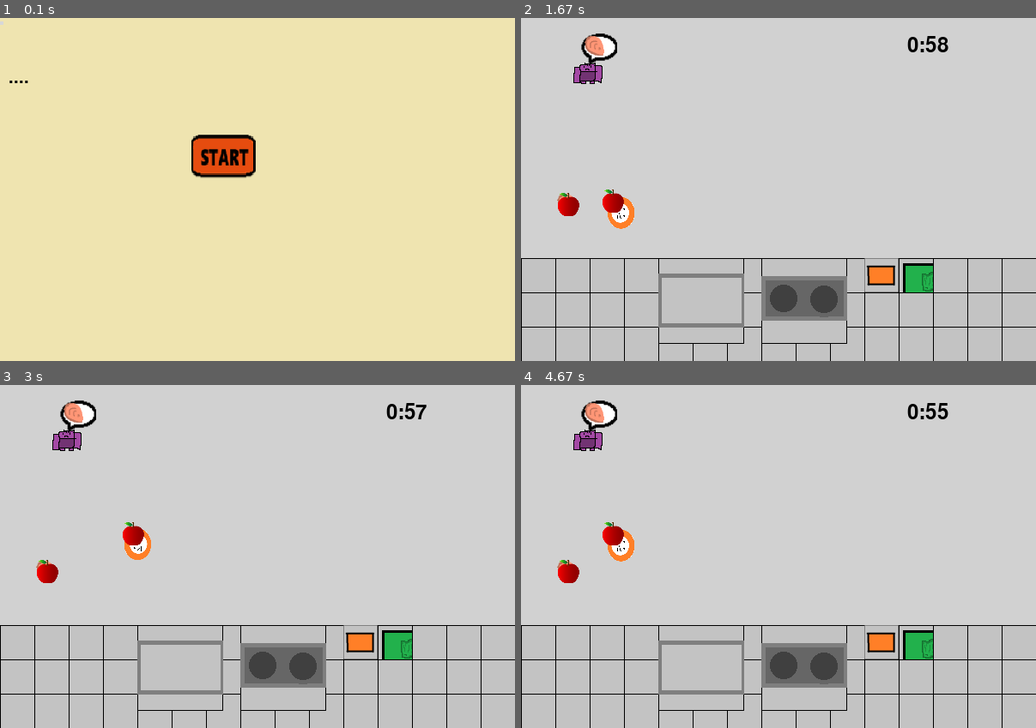
Above: before the commit, frames 1-4 (two rows, left to right).
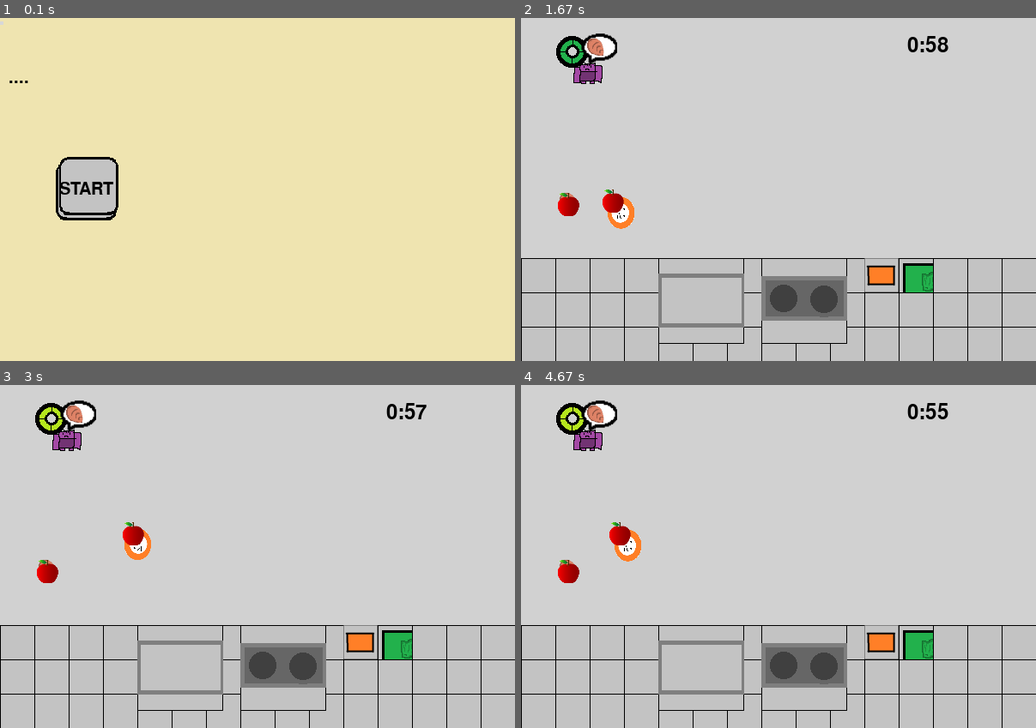
Above: after the commit, the same moments.

Repository: Lev-Sh/PygameTasks
Game: pygame game, started from main.py
Same seed, same stepped clock (60 frames per second), same inputs: the game is played once before the commit and once after it.
Inputs (mouse positions are in pixels of both pictures, inside the frame that each line leads up to):
- Up to frame 1 (0.1 s): no input
- Up to frame 2 (1.67 s): click (608, 189) at 0.38 s; click (624, 120) at 0.83 s; tap Space at 1.13, 1.53 s; hold D from 1.47 s (still down)
- Up to frame 3 (3 s): tap Space at 1.83, 2.03, 2.37, 2.67, 2.87 s; release D at 1.93 s; hold W 1.97-2.27 s; hold D 2.3-2.77 s; hold A from 2.8 s (still down)
- Up to frame 4 (4.67 s): tap Space at 3.17, 3.43, 3.77, 4.07, 4.2, 4.6 s; release A at 3.33 s; hold S 3.37-3.67 s; hold A 3.7-4.1 s; hold W 4.13-4.5 s; hold D from 4.53 s (still down)

The runs differ from the first frame. In frame 1, 3.7% of the frame differs, in the area x 10-50%, y 34-59%; in frame 2, 0.6%; in frame 3, 0.6%; in frame 4, 1.1%.

Commit message:
--fixed menu --normal buttons --level choosing

Diff:
--- /dev/null
+++ b/data/scripts/UI.py
@@ -0,0 +1,62 @@
+import pygame
+
+pygame.init()
+
+
+class ButtonGroup:
+    def __init__(self) -> None:
+        self.button_list = []
+
+    def add(self, button) -> None:
+        self.button_list.append(button)
+
+    def draw(self, screen) -> None:
+        for button in self.button_list:
+            button.draw(screen)
+
+    def handle(self, event) -> None:
+        for button in self.button_list:
+            button.handle_event(event)
+
+    def check_hover(self, mouse_pos: tuple[int, int]) -> None:
+        for button in self.button_list:
+            button.hover_check(mouse_pos)
+
+
+class Button:
+    def __init__(self, pos, width: int, height: int, img, hover_img, color: pygame.Color, text: str, text_size: int,
+                 text_color: pygame.Color, group: ButtonGroup):
+        self._text = text
+        self._text_color = text_color
+
+        self._font = pygame.font.Font(None, text_size)
+
+        self._image = pygame.transform.scale(img, (width, height))
+        self._hover_image = self._image
+        if hover_img is not None:
+            self._hover_image = pygame.transform.scale(hover_img, (width, height))
+        if color is not None:
+            self._image.set_colorkey(color)
+            self._hover_image.set_colorkey(color)
+
+        self._rect = self._image.get_rect(center=pos)
+        self._is_hovered = False
+
+        if group is not None:
+            group.add(self)
+
+    def draw(self, screen) -> None:
+        current_image = self._hover_image if self._is_hovered else self._image
+        screen.blit(current_image, self._rect.topleft)
+        text_surf = self._font.render(self._text, True, self._text_color)
+        text_rect = text_surf.get_rect(center=self._rect.center)
+        screen.blit(text_surf, text_rect)
+
+    def hover_check(self, mouse_pos: tuple[int, int]) -> None:
+        self._is_hovered = self._rect.collidepoint(mouse_pos)
+
+    def handle_event(self, event) -> bool:
+        if event.type == pygame.MOUSEBUTTONDOWN and event.button == 1 and self._is_hovered:
+            return True
+            # pygame.event.post(pygame.event.Event(pygame.USEREVENT, button=self))
+        return False
--- a/main.py
+++ b/main.py
@@ -3,6 +3,7 @@
 import os
 import random
 
+# import pandas
 # import math
 
 pygame.init()
@@ -11,8 +12,10 @@
 BACKGROUND = pygame.Color('black')
 COLOR = pygame.Color('yellow')
 FPS = 60
-
-
+from data.scripts.UI import Button, ButtonGroup
+
+
+# распиление мироздания
 def terminate():
     pygame.quit()
     sys.exit()
@@ -42,8 +45,7 @@
     return list(map(lambda x: x.ljust(max_width, fullchar), level_map))
 
 
-item_image = load_image('apple.png', 'data/images')
-
+# изображения полей кароч
 tile_images = {
     'wall': load_image('box.png', 'data/images'),
     'appbox': load_image('apple_box.png', 'data/images'),
@@ -56,6 +58,18 @@
     'ladder': load_image('ladder.png', 'data/images')
 
 }
+# BUTTTONS
+str_btn_img = load_image('start_btn.png', 'data/images')
+back_btn_img = load_image('back.png', 'data/images')
+level1_btn_img = load_image('level1.png', 'data/images')
+
+wait_images = [
+    load_image('wait_1.png', 'data/images'),
+    load_image('wait_2.png', 'data/images'),
+    load_image('wait_3.png', 'data/images'),
+    load_image('wait_4.png', 'data/images'),
+]
+
 customers_images = {
     'customer_1': load_image('customer_1.png', 'data/images')
 }
@@ -68,15 +82,16 @@
 cooked_beef_image = load_image('beef_cooked.png', 'data/images')
 bulka_image = load_image('bulka.png', 'data/images')
 latucc_image = load_image('latucc.png', 'data/images')
+# что
 customers_can_response = {
     'None': load_image('None.png', 'data/images'),
-    'apple_image': apple_image,
+    'apple': apple_image,
     # 'bulka_image': bulka_image,
     'latucc': latucc_image,
-    'beef_image': beef_image,
-    'cooked_beef_image': cooked_beef_image
+    'beef': beef_image,
+    'cooked_beef': cooked_beef_image
 }
-customers_can_response_list = ['apple', 'beef', 'beef_cooked', 'latucc']
+customers_can_response_list = ['apple', 'beef', 'cooked_beef', 'latucc']
 tile_width = tile_height = 40
 
 
@@ -113,11 +128,9 @@
     intro_text = ["...."]
 
     fon = pygame.transform.scale(load_image('fon.png', 'data/images'), (WIDTH, HEIGHT))
-    start_btns = pygame.transform.scale(load_image('start_btn.png', 'data/images'), (80, 80))
-
     screen.blit(fon, (0, 0))
-    screen.blit(start_btns, (WIDTH / 2 - 80, HEIGHT / 2 - 80))
-
+
+    start_button.draw(screen)
     font = pygame.font.Font(None, 30)
     text_coord = 50
     for line in intro_text:
@@ -129,15 +142,13 @@
         text_coord += intro_rect.height
         screen.blit(string_rendered, intro_rect)
 
-    while True:
-        for se in pygame.event.get():
-            if se.type == pygame.QUIT:
-                terminate()
-            elif se.type == pygame.KEYDOWN or \
-                    se.type == pygame.MOUSEBUTTONDOWN:
-                return
-        pygame.display.flip()
-        clock.tick(FPS)
+
+def choose_Level(level_k):
+    #screen.fill(BACKGROUND)
+    fon = pygame.transform.scale(load_image('fon.png', 'data/images'), (WIDTH, HEIGHT))
+    screen.blit(fon, (0, 0))
+    back_button.draw(screen)
+    level1_button.draw(screen)
 
 
 class Tile(pygame.sprite.Sprite):
@@ -176,56 +187,119 @@
 class Dialogue(pygame.sprite.Sprite):
     def __init__(self, x, y, resp):
         super().__init__(dialogue_group, all_sprites)
-        create(1, dropped=True, item=resp, x=(x + 0.8), y=(y - 0.6), workings=False)
-        resp = ''
+        self.respones = resp
+        self._x = x
+        self._y = y
         self.image = load_image(f'dialogue.png', 'data/images')
         self.rect = self.image.get_rect().move(
             tile_width * (x + 0.6) + 5, tile_height * (y - 0.7) + 5)
+        self.item_offset = {'x': self._x + 1.5,
+                            'y': self._y - 0.5}
+        items_group.draw(screen)
+        self.drawing_items = []
+        self.add_resp()
+
+    def add_resp(self):
+        for n in self.drawing_items:
+            n.kill()
+        self.drawing_items.clear()
+        self.item_offset['x'] = self._x + 0.8
+        self.item_offset['y'] = self._y - 0.5
+
+        for i in self.respones:
+            print(i)
+            a = Item(item=i, x=self.item_offset['x'], y=self.item_offset['y'], working=False)
+            self.drawing_items.append(a)
+
+            self.item_offset['x'] += 0.35
 
     def change(self, im):
         self.image = customers_can_response[im]
 
 
+class Customer_wait(pygame.sprite.Sprite):
+    def __init__(self, x, y):
+        super().__init__(customer_group, all_sprites)
+        self.image = wait_images[0]
+        self.rect = self.image.get_rect().move(
+            tile_width * x - 2, tile_height * y - 20)
+
+    def update(self, k):
+        if k <= 3 and k >= 0:
+            self.image = wait_images[k]
+
+
 class Customer(pygame.sprite.Sprite):
     def __init__(self):
-        super().__init__(customer_group, tiles_blocks_group, all_sprites)
-        self.image = load_image('None.png', 'data/images')
-        self.response = ''
+        super().__init__(customer_group, all_sprites)
+        self.image = load_image('customer_1.png', 'data/images')
+        self.response = []
         self.rect = self.image.get_rect().move(
             tile_width * 0 + 15, tile_height * 0 + 5)
         self.prev_awake = 0
+        self.wait_timer = 0
+        self.c_of_resp = random.randint(1, 3)
         self.d = None
+        self.wait_seconds = 20
         self.k_of_activity = random.randrange(1, 5)
+        self.active = True
         self.x = 0
         self.y = 0
+        # self.cw = Customer_wait(self.x, self.y)
 
     def update(self):
-        if pygame.sprite.spritecollideany(self, items_group):
-            if len(pygame.sprite.spritecollide(self, items_group, 0)) > 1:
-                if self.response == pygame.sprite.spritecollide(self, items_group, 0)[1].name:
-                    print('toched')
-
-                    pygame.sprite.spritecollide(self, items_group, 1)[1].dropped = True
-                    print("ACCEPTED")
-
-                    self.prev_awake = pygame.time.get_ticks()
-                    self.gone()
+        if self.active:
+            f = pygame.time.get_ticks() - self.wait_timer
+            m = round(f / 1000 / 5)
+            self.cw.update(m)
+            if pygame.time.get_ticks() - self.wait_timer > self.wait_seconds * 1000:
+                self.prev_awake = pygame.time.get_ticks()
+                self.gone()
+                self.active = False
+                self.response.clear()
+                self.d.add_resp()
+                self.cw.kill()
+        if len(self.response) == 0 and self.active:
+            self.prev_awake = pygame.time.get_ticks()
+            self.gone()
+            self.cw.kill()
+            self.active = False
+        if pygame.sprite.spritecollideany(self, items_group) and self.active:
+            # if len(pygame.sprite.spritecollide(self, items_group, 0)) > 0:
+            for i in self.response:
+                for a in pygame.sprite.spritecollide(self, items_group, 0):
+                    if i == a.name and \
+                            a.working:
+                        a.dropped = True
+                        a.kill()
+                        self.d.respones.remove(i)
+                        self.d.add_resp()
+                        pl.drop()
+                        armed = False
+                        print(armed)
         if not self.prev_awake == 0 and pygame.time.get_ticks() - self.prev_awake > 4000:
             self.awake(2, 2)
+            self.wait_timer = pygame.time.get_ticks()
+            self.active = True
             self.prev_awake = 0
 
     # def moving(self, mx, my):
     #    self.rect.move_ip(mx * tile_width, my * tile_height)
     #    self.x += mx * tile_width
     #    self.y += my * tile_height
-    #    if pygame.sprite.spritecollideany(self, tiles_blocks_group):
+    #    if pygame.sprite.spritecollideany(selfw, tiles_blocks_group):
     #        self.rect.move_ip(-mx * tile_width, -my * tile_height)
     #        self.x += -mx * tile_width
     #        self.y += -my * tile_height
 
     def awake(self, pos_x, pos_y):
-        self.response = customers_can_response_list[random.randrange(0, len(customers_can_response_list))]
-        print(self.response)
+        self.x = pos_x
+        self.y = pos_y
+        self.cw = Customer_wait(self.x, self.y)
+
+        for i in range(self.c_of_resp):
+            self.response.append(customers_can_response_list[random.randrange(0, len(customers_can_response_list))])
+            print(self.response[i])
         self.image = customers_images['customer_1']
 
         self.rect = self.image.get_rect().move(
@@ -319,7 +393,13 @@
             screen.blit(text, (450, 20))
             pygame.display.flip()
             self.tm -= 0.02
+            if self.tm <= 1:
+                return True
             self.replace()
+            return False
+
+    def stop(self):
+        self.started = False
 
 
 class Item(pygame.sprite.Sprite):
@@ -349,13 +429,13 @@
             case "None":
                 return load_image('None.png', 'data/images')
             case "apple":
-                return load_image('apple.png', 'data/images')
+                return apple_image
             case "latucc":
-                return load_image('latucc.png', 'data/images')
+                return latucc_image
             case "beef":
-                return load_image('beef.png', 'data/images')
+                return beef_image
             case "cooked_beef":
-                return load_image('beef_cooked.png', 'data/images')
+                return cooked_beef_image
         return load_image('apple.png', 'data/images')
 
     def update(self, xx, yy):
@@ -375,7 +455,7 @@
         print("cook", self.name)
         if self.name == "beef":
             self.image = cooked_beef_image
-            self.name = "beef_cooked"
+            self.name = "cooked_beef"
 
 
 def create(count: int, dropped, item: str, x, y, workings: bool):
@@ -392,11 +472,23 @@
 
 
 if __name__ == '__main__':
+    LEVEL_POINTS = 0
     screen = pygame.display.set_mode(SIZE)
     clock = pygame.time.Clock()
-    start_screen()
     start_time = 0
     armed = False
+    level_choose = False
+    buttons_group = ButtonGroup()
+    levels_buttons_group = ButtonGroup()
+    start_button = Button(img=str_btn_img, hover_img=str_btn_img, pos=(100, HEIGHT // 2), width=80, height=80,
+                          text="START", text_size=30, text_color=pygame.color.Color(0, 0, 0),
+                          color=pygame.color.Color(250, 250, 250), group=buttons_group)
+    back_button = Button(img=str_btn_img, hover_img=str_btn_img, pos=(50, 50), width=80, height=80,
+                         text="BACK", text_size=30, text_color=pygame.color.Color(0, 0, 0),
+                         color=pygame.color.Color(250, 250, 250), group=buttons_group)
+    level1_button = Button(img=level1_btn_img, hover_img=str_btn_img, pos=(120, 120), width=80, height=80,
+                         text="LEVEL1", text_size=30, text_color=pygame.color.Color(0, 0, 0),
+                         color=pygame.color.Color(250, 250, 250), group=levels_buttons_group)
     all_sprites = pygame.sprite.Group()
     tiles_group = pygame.sprite.Group()
     player_group = pygame.sprite.Group()
@@ -410,31 +502,48 @@
     # Customers and dialogues
     customer_group = pygame.sprite.Group()
     dialogue_group = pygame.sprite.Group()
-
     running = True
     started = False
     space_clicked = False
     level_time = 1
     c = Customer()
     t = Timer()
-    pl = Player(100, 100)
+    pl = Player(200, 100)
+    start_screen()
+    pygame.display.flip()
+
     while running:
-
+        mouse_pos = pygame.mouse.get_pos()
+        buttons_group.check_hover(mouse_pos)
+        if level_choose:
+            levels_buttons_group.check_hover(mouse_pos)
         for event in pygame.event.get():
             if event.type == pygame.QUIT:
                 running = False
-            elif event.type == pygame.MOUSEBUTTONDOWN and not started:
-
-                screen.fill(BACKGROUND)
-                pl, xs, ys = generate_level(load_level('level1.dat'))
-                apple_box_group.draw(screen)
-                holodilnik_group.draw(screen)
-                electro_plate_group.draw(screen)
-                c.awake(1, 1)
-                create(2, True, "apple", pl.x, pl.y, True)
-                create(2, True, "beef", pl.x, pl.y, True)
-                t.start(60)
-                started = True
+            if not started:
+                if start_button.handle_event(event) and not level_choose:
+                    choose_Level(1)
+                    level_choose = True
+                    pygame.display.flip()
+                elif back_button.handle_event(event) and level_choose:
+                    start_screen()
+                    level_choose = False
+                    pygame.display.flip()
+                elif level1_button.handle_event(event) and level_choose:
+                    started = True
+                    screen.fill(BACKGROUND)
+                    pygame.display.flip()
+                    level_choose = False
+                    pl, xs, ys = generate_level(load_level('level1.dat'))
+                    apple_box_group.draw(screen)
+                    holodilnik_group.draw(screen)
+                    electro_plate_group.draw(screen)
+                    c.awake(1, 1)
+                    create(2, True, "apple", pl.x, pl.y, True)
+                    create(2, True, "beef", pl.x, pl.y, True)
+                    t.start(60)
+                    # started = True
+                    break
             keys = pygame.key.get_pressed()
             if keys[pygame.K_e]:
                 pl.cook_item()
@@ -461,15 +570,19 @@
                 a.update(pl.x, pl.y)
             for b in all_customers:
                 b.update()
-            t.update()
-        tiles_group.draw(screen)
-        customer_group.draw(screen)
-        dialogue_group.draw(screen)
-        electro_plate_group.draw(screen)
-        holodilnik_group.draw(screen)
-        player_group.draw(screen)
-
-        items_group.draw(screen)
-        # pygame.display.flip()
-        clock.tick(FPS)
+            tiles_group.draw(screen)
+            customer_group.draw(screen)
+            dialogue_group.draw(screen)
+            electro_plate_group.draw(screen)
+            holodilnik_group.draw(screen)
+            items_group.draw(screen)
+            player_group.draw(screen)
+
+            if t.update():
+                started = False
+                t.stop()
+                start_screen()
+
+            # pygame.display.flip()
+            clock.tick(FPS)
     terminate()
Binary file added: data/images/back.png
Binary file changed: data/images/beef.png
Binary file added: data/images/level1.png
Binary file changed: data/images/start_btn.png
